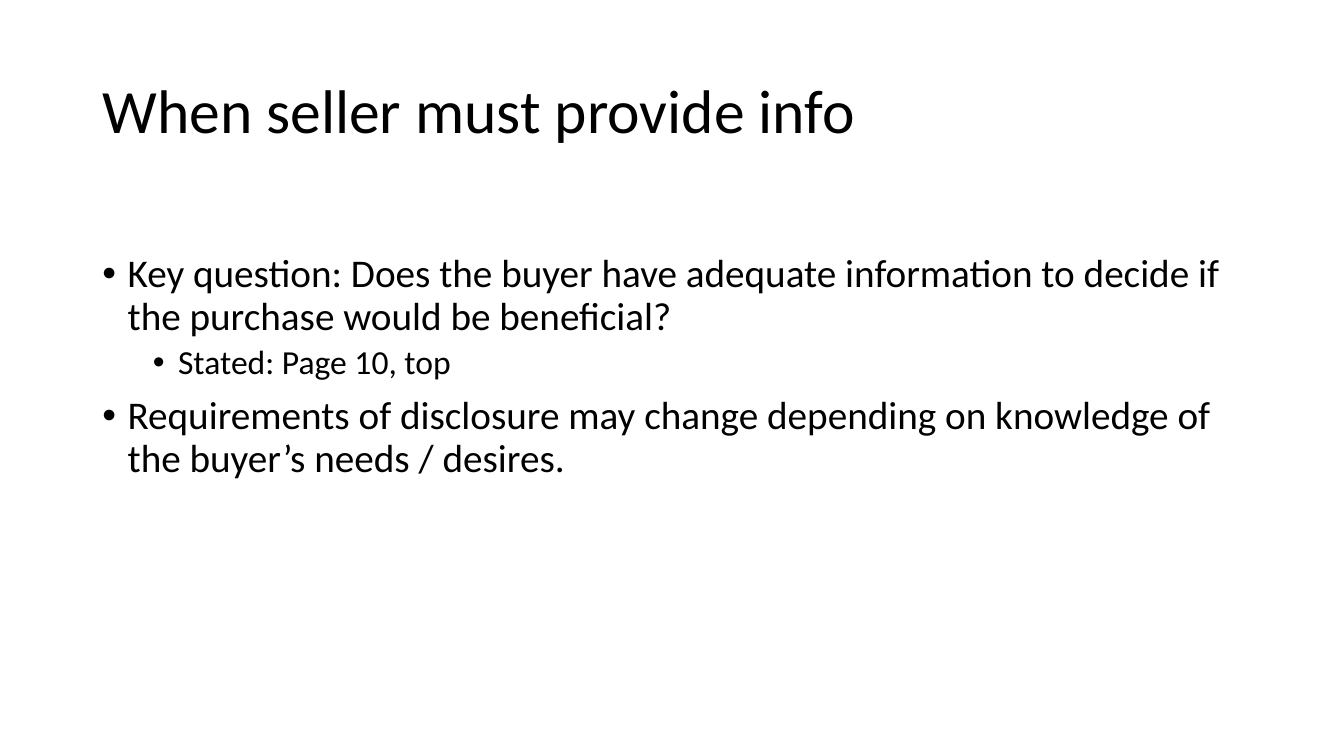
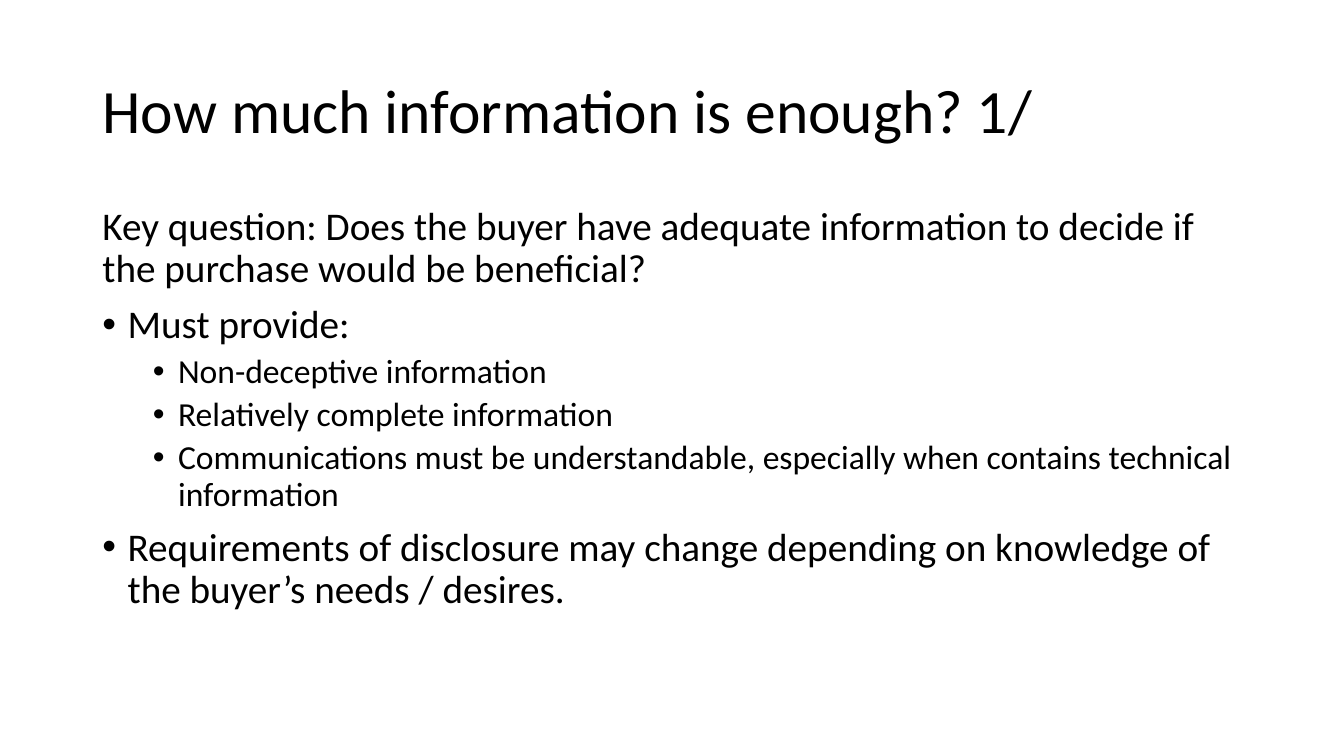
Before and after one commit to AdamSwenson/biz-ethics-docs, a slide deck: slide 27 of lectures/Sales.pptx (slide 22 before the commit). Drawn at 1344x756 pixels with LibreOffice and Linux fonts; fonts in the diff are those of the drawing. Boxes give left, top, right and bottom in pixels: in the first picture for what was removed or moved away, otherwise in the second. Text is boxed around its words. In the diff, an @@ line names an element or a change of style, - is before the commit and + after.

```diff
--- a/lectures/Sales.pptx
+++ b/lectures/Sales.pptx
@@ title at bbox=[102, 90, 1032, 144]: text changed @@
-When seller must provide info
+How much information is enough? 1/
@@ text at bbox=[102, 212, 1194, 289]: bullet • to none @@
@@ text at bbox=[128, 310, 1231, 507]: text changed @@
-  • Stated: Page 10, top
+• Must provide:
+  • Non-deceptive information
+  • Relatively complete information
+  • Communications must be understandable, especially when contains technical information
```
Also in this commit, not shown: 8 other slides changed, 10 slides added, 1 slide removed, 4 other files.
